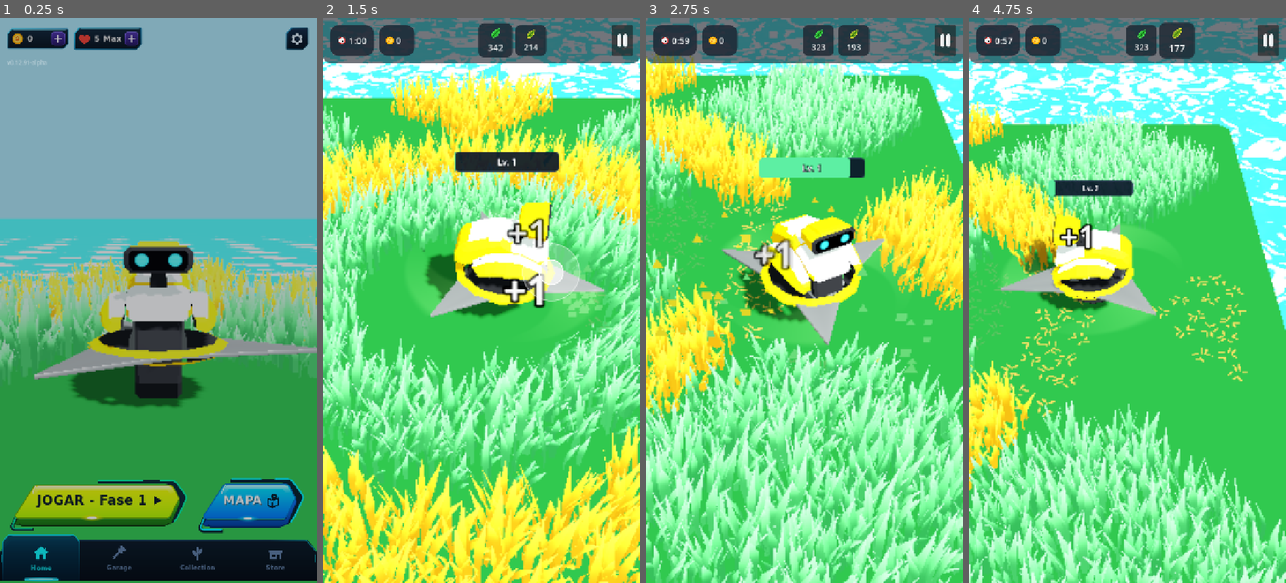
Above: before the commit, frames 1-4 (left to right).
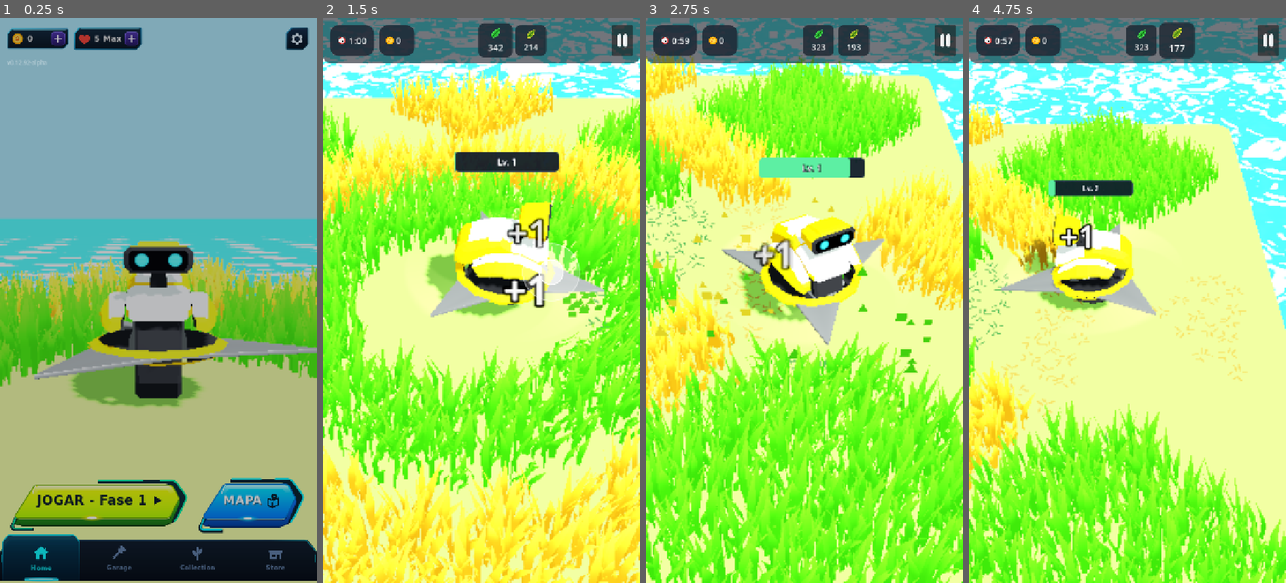
Above: after the commit, the same moments.

Repository: rogerbif/grass-cut-bot
Game: Godot game, scene res://scenes/menu/main_menu.tscn
Same seed, same stepped clock (60 frames per second), same inputs: the game is played once before the commit and once after it.
Inputs (mouse positions are in pixels of both pictures, inside the frame that each line leads up to):
- Up to frame 1 (0.25 s): no input
- Up to frame 2 (1.5 s): click (421, 503) at 0.5 s; tap Enter at 1.25, 1.35 s; move the mouse to (551, 272) at 1.27 s; hold Right (ui_right) from 1.28 s (still down); click (551, 272) at 1.42 s
- Up to frame 3 (2.75 s): tap Space at 1.52 s; release Right (ui_right) at 2 s; drag from (741, 328) to (788, 413) at 2.02 s
- Up to frame 4 (4.75 s): move the mouse to (1159, 176) at 2.77 s; hold Right (ui_right) 2.78-3.5 s; hold Alt 2.78-3.5 s; drag from (1111, 413) to (1032, 215) at 3.52 s; move the mouse to (1222, 385) at 4.27 s; hold Left (ui_left) from 4.28 s (still down); hold Shift from 4.28 s (still down); tap Space at 4.52 s

The runs differ from the first frame. In frame 1, 32% of the frame differs, in the area x 0-100%, y 7-100%; in frame 2, 58%; in frame 3, 71%, in the area x 0-100%, y 6-100%; in frame 4, 68%.

Commit message:
feat(graphics): ajuste da paleta de cores da grama e solo conforme referencia v0.12.92-alpha

Diff:
--- a/project.godot
+++ b/project.godot
@@ -8,12 +8,12 @@
 
 config_version=5
 
-"ÃƒÂ¯Ã‚Â»Ã‚Â¿config_version"=5
+"ÃƒÆ’Ã‚Â¯Ãƒâ€šÃ‚Â»Ãƒâ€šÃ‚Â¿config_version"=5
 
 [application]
 
 config/name="Grass Cut Bot"
-config/version="0.12.91-alpha"
+config/version="0.12.92-alpha"
 run/main_scene="res://scenes/menu/main_menu.tscn"
 config/features=PackedStringArray("4.7", "Mobile")
 boot_splash/image="uid://3pegaomvcdut"
--- a/scripts/editor/level_editor_ui.gd
+++ b/scripts/editor/level_editor_ui.gd
@@ -4,7 +4,7 @@
 const BrushPatterns = preload("res://scripts/editor/brush_patterns.gd")
 
 const GOALS_CATALOG: Array[Dictionary] = [
-	{ "key": "grass_green", "name": "🌿 Grama Verde", "color": Color(0.36, 0.78, 0.41), "unit": "tufos" },
+	{ "key": "grass_green", "name": "🌿 Grama Verde", "color": Color(0.28, 0.81, 0.10), "unit": "tufos" },
 	{ "key": "grass_yellow", "name": "🌼 Grama Amarela", "color": Color(0.95, 0.83, 0.35), "unit": "tufos" },
 	{ "key": "grass_blue", "name": "💠 Grama Azul", "color": Color(0.39, 0.74, 0.96), "unit": "tufos" },
 	{ "key": "grass_purple", "name": "🔮 Grama Violeta", "color": Color(0.76, 0.46, 0.92), "unit": "tufos" },
--- a/scripts/editor/tile_palette_db.gd
+++ b/scripts/editor/tile_palette_db.gd
@@ -66,7 +66,7 @@
 		"id": "grass_green",
 		"name": "Grama Verde",
 		"icon": "🌿",
-		"color": Color(0.36, 0.78, 0.41),
+		"color": Color(0.28, 0.81, 0.10),
 		"goal_key": "grass",
 		"category": "grass"
 	},
--- a/scripts/level/island_mesh_builder.gd
+++ b/scripts/level/island_mesh_builder.gd
@@ -25,8 +25,8 @@
 const FOAM_SHADER_PATH: String = "res://shaders/coastal_foam.gdshader"
 
 # Parâmetros Canônicos do Solo da Ilha e Falésias (Calibrados)
-static var ground_base_color: Color = Color(0.14, 0.45, 0.19, 1.0)
-static var ground_brightness: float = 0.80
+static var ground_base_color: Color = Color(0.53, 0.81, 0.30, 1.0)
+static var ground_brightness: float = 0.95
 static var ground_diffuse_toon: bool = true
 const CLIFF_COLOR: Color = Color(0.4667, 0.2431, 0.1451, 1.0)
 const DIRT_COLOR: Color = Color(0.38, 0.25, 0.15, 1.0)
--- a/scripts/plants/plant_database.gd
+++ b/scripts/plants/plant_database.gd
@@ -57,7 +57,7 @@
 			"category": "grass",
 			"name": "Grama Verde Esmeralda",
 			"icon": "🌱",
-			"color": Color(0.22, 0.69, 0.20, 1.0),
+			"color": Color(0.28, 0.81, 0.10, 1.0),
 			"origin_level": 1,
 			"hits": 1,
 			"reward_coins": 1,
--- a/shaders/interactive_grass_material.tres
+++ b/shaders/interactive_grass_material.tres
@@ -8,9 +8,9 @@
 shader_parameter/interact_power = 0.29
 shader_parameter/wind_speed = 2.5
 shader_parameter/wind_strength = 0.1
-shader_parameter/color_light = Color(0.42, 0.88, 0.46, 1)
-shader_parameter/color_base = Color(0.10, 0.30, 0.15, 1)
-shader_parameter/color_shadow = Color(0.18, 0.50, 0.25, 1)
+shader_parameter/color_light = Color(0.28, 0.81, 0.10, 1)
+shader_parameter/color_base = Color(0.12, 0.44, 0.05, 1)
+shader_parameter/color_shadow = Color(0.18, 0.56, 0.08, 1)
 shader_parameter/vertical_gradient_mix = 0.85
 shader_parameter/toon_ramp_offset = 0.50
 shader_parameter/toon_ramp_smoothness = 0.28
--- a/shaders/lawn_base_decal.gdshader
+++ b/shaders/lawn_base_decal.gdshader
@@ -7,8 +7,8 @@
 
 uniform vec2 island_origin = vec2(0.0, 0.0);
 uniform vec2 island_size = vec2(10.0, 10.0);
-uniform vec4 lawn_color : source_color = vec4(0.20, 0.58, 0.25, 0.55);
-uniform vec4 mowed_color : source_color = vec4(0.38, 0.76, 0.32, 0.40);
+uniform vec4 lawn_color : source_color = vec4(0.22, 0.65, 0.12, 0.55);
+uniform vec4 mowed_color : source_color = vec4(0.53, 0.81, 0.30, 0.40);
 
 void vertex() {
 	// Leve elevação Y (+0.005m) sobre o topo do bloco de terreno para evitar z-fighting
Not shown, changed: export_presets.cfg
Not shown, added: docs/historico_melhorias/160_ajuste_cor_grama_solo_e_gradiente_referencia.md
Not shown, changed: docs/historico_melhorias/INDICE_MELHORIAS.md
